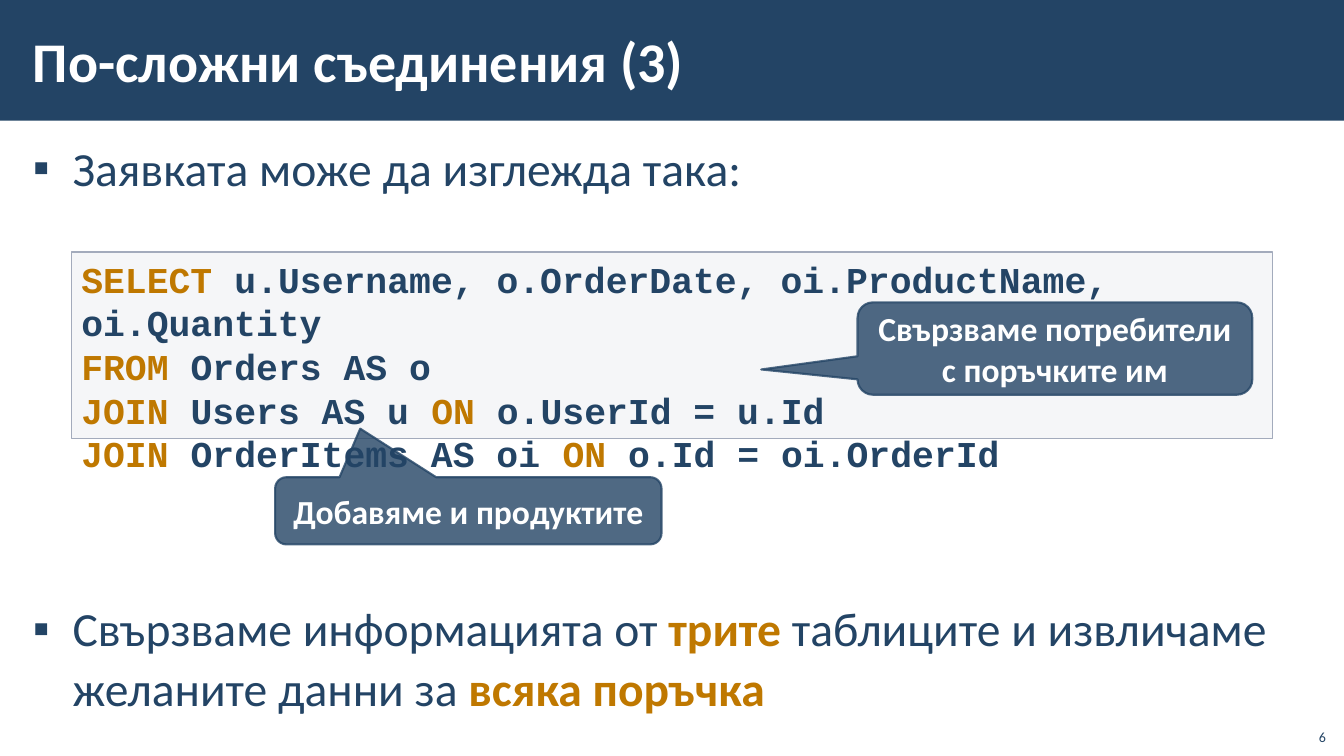
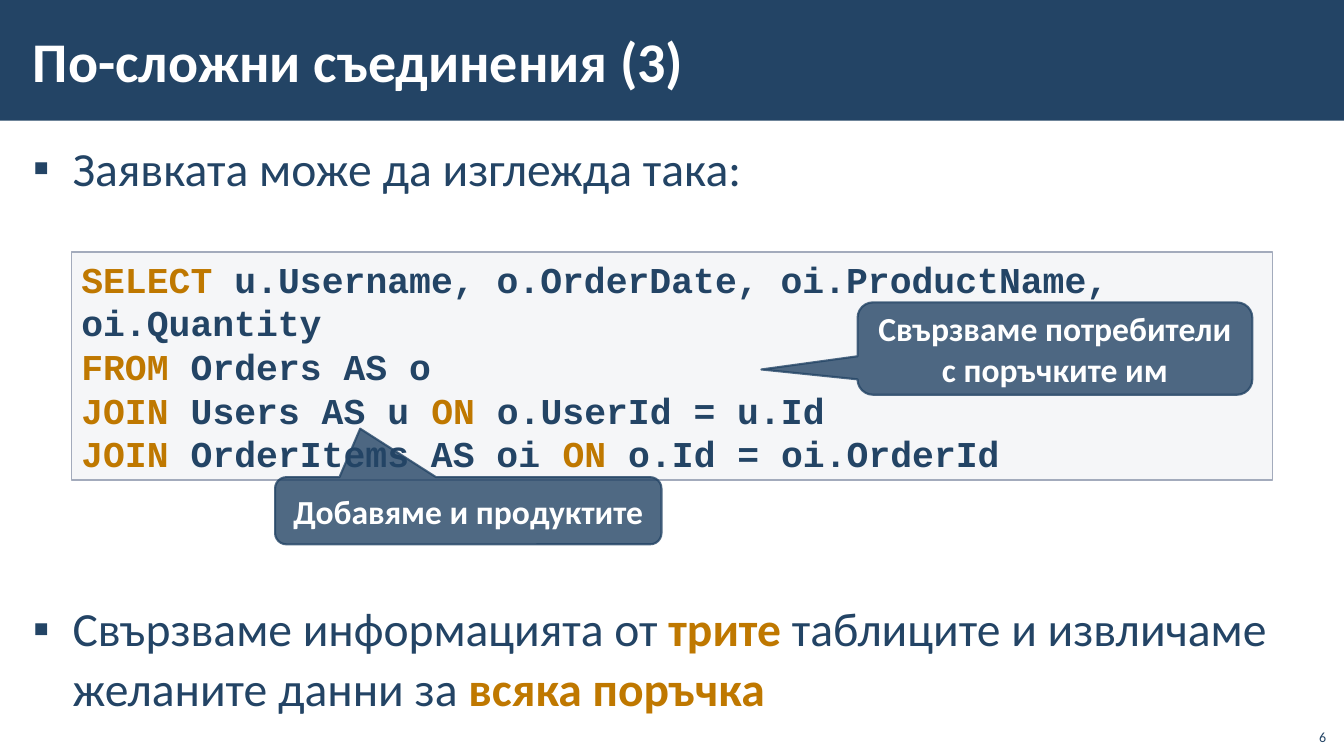
Before and after one commit to Ghostdog02/MSSQL, a slide deck: slide 6 of Theory/10-Complex-Joins-and-Subqueries/10-Complex-Joins-and-Subqueries.pptx. Drawn at 1344x756 pixels with LibreOffice and Linux fonts; fonts in the diff are those of the drawing; background and template pictures are left out. Boxes give left, top, right and bottom in pixels: in the first picture for what was removed or moved away, otherwise in the second. Text is boxed around its words. In the diff, an @@ line names an element or a change of style, - is before the commit and + after.

```diff
--- a/Theory/10-Complex-Joins-and-Subqueries/10-Complex-Joins-and-Subqueries.pptx
+++ b/Theory/10-Complex-Joins-and-Subqueries/10-Complex-Joins-and-Subqueries.pptx
@@ rectangle "SELECT u.Username, o.OrderDate, oi.ProductName, oi.Quantity": place and size @@
-rectangle "SELECT u.Username, o.OrderDate, oi.ProductName, oi.Quantity" at <box>72,252,1273,439</box>
+rectangle "SELECT u.Username, o.OrderDate, oi.ProductName, oi.Quantity" at <box>72,252,1273,480</box>
```
Also in this commit, not shown: 17 other slides changed, 8 other files.
